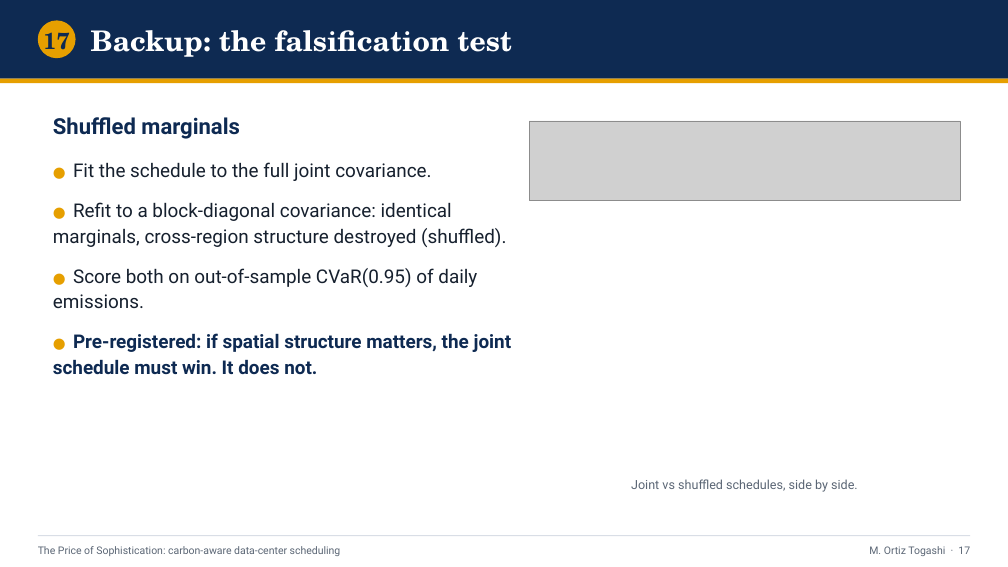
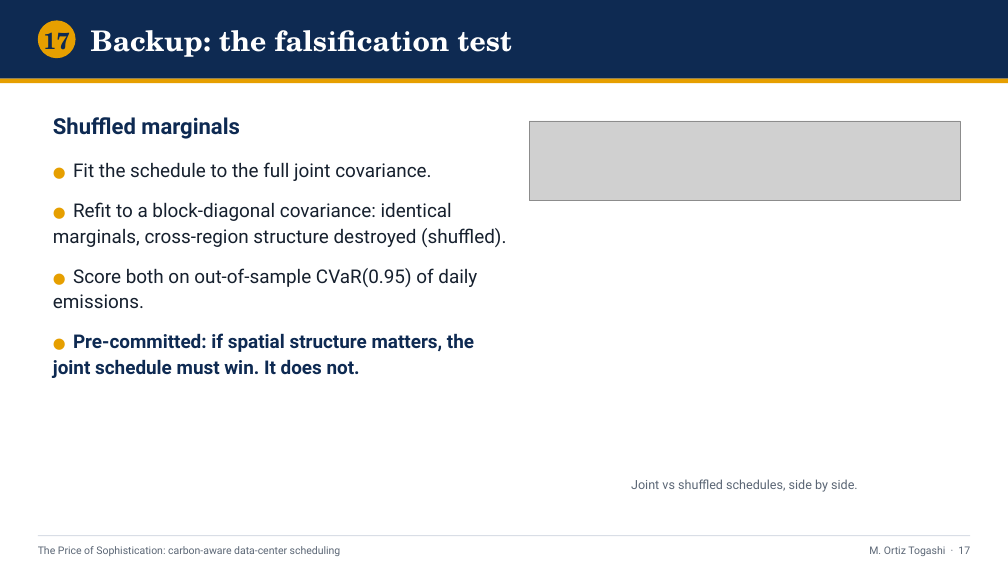
Before and after one commit to ma731/Capstone-in-Operations-Research, a slide deck: slide 17 of deck/capstone_defense.pptx. Drawn at 1008x567 pixels with LibreOffice and Linux fonts; fonts in the diff are those of the drawing; grey boxes stand for pictures. Boxes give left, top, right and bottom in pixels: in the first picture for what was removed or moved away, otherwise in the second. Text is boxed around its words. In the diff, an @@ line names an element or a change of style, - is before the commit and + after.

Commit message:
Soften "pre-registered" to "pre-committed" (accuracy)
The work was not registered on a public registry; what was actually done is a
commit-lock of the analysis pipeline and per-case config in version control
before the held-out 2025 year was evaluated. "Pre-registered" overstated that, so
replace it with "pre-committed" / "commit-locked" throughout and retitle to
"A Pre-Committed Falsification Test ...". The underlying discipline (commit-lock,
single held-out test read, positive control) is unchanged; only the label is made
accurate. Defensible evidence is the public commit history (config locked
2026-05-25, before the test read).

Applied to all five deliverables (capstone, full, two-column paper, poster v24,
deck) + README + snapshot README + the alternate poster_a0; the H0/H1 box now
defines the pre-committed design explicitly (commit-locked before the held-out
year). Also fixed poster_a0's stale "187 unit tests" -> 202. All recompiled/rebuilt.

```diff
--- a/deck/capstone_defense.pptx
+++ b/deck/capstone_defense.pptx
@@ text at (x1=53, y1=333, x2=474, y2=378): text changed @@
-● Pre-registered: if spatial structure matters, the joint schedule must win. It does not.
+● Pre-committed: if spatial structure matters, the joint schedule must win. It does not.
```
Also in this commit, not shown: 3 other slides changed, 14 other files.
